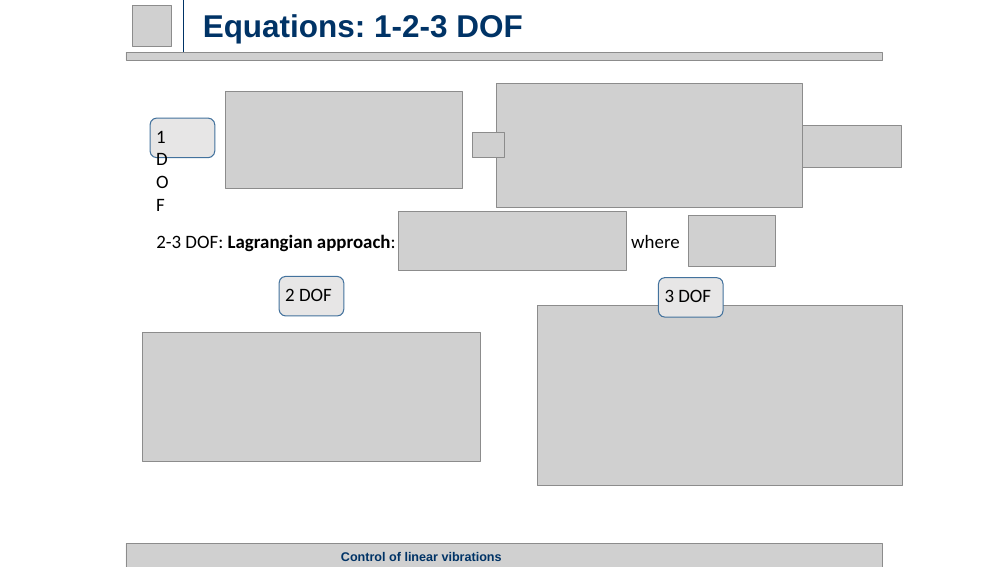
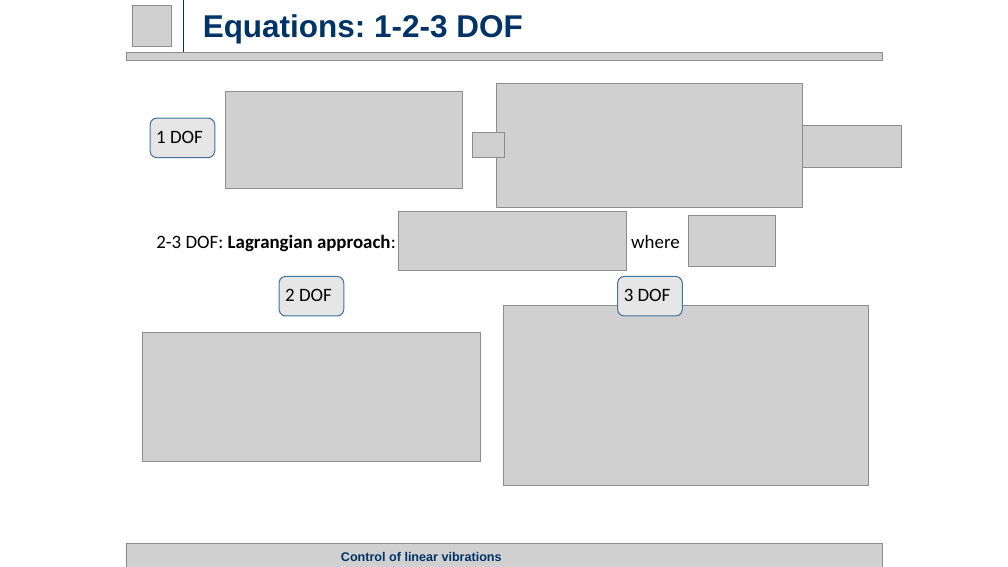
Before and after one commit to rssalessio/Control-Linear-Vibrations, a slide deck: slide 9 of finalPresentation/Part 1/Part1.pptx (slide 8 before the commit). Drawn at 1008x567 pixels with LibreOffice and Linux fonts; fonts in the diff are those of the drawing; grey boxes stand for pictures. Boxes give left, top, right and bottom in pixels: in the first picture for what was removed or moved away, otherwise in the second. Text is boxed around its words. In the diff, an @@ line names an element or a change of style, - is before the commit and + after.

```diff
--- a/finalPresentation/Part 1/Part1.pptx
+++ b/finalPresentation/Part 1/Part1.pptx
@@ text "1 DOF" rewrapped from [374, 15, 522, 38] to [156, 130, 203, 143] @@
@@ text "3 DOF": place and size @@
-text "3 DOF" at [665, 289, 711, 302]
+text "3 DOF" at [624, 288, 671, 301]
@@ rounded rectangle: place and size @@
-rounded rectangle at [659, 278, 724, 317]
+rounded rectangle at [618, 277, 683, 316]
@@ picture: place and size @@
-picture at [538, 306, 903, 486]
+picture at [504, 306, 869, 486]
```
Also in this commit, not shown: 10 other slides changed, 1 slide added.
